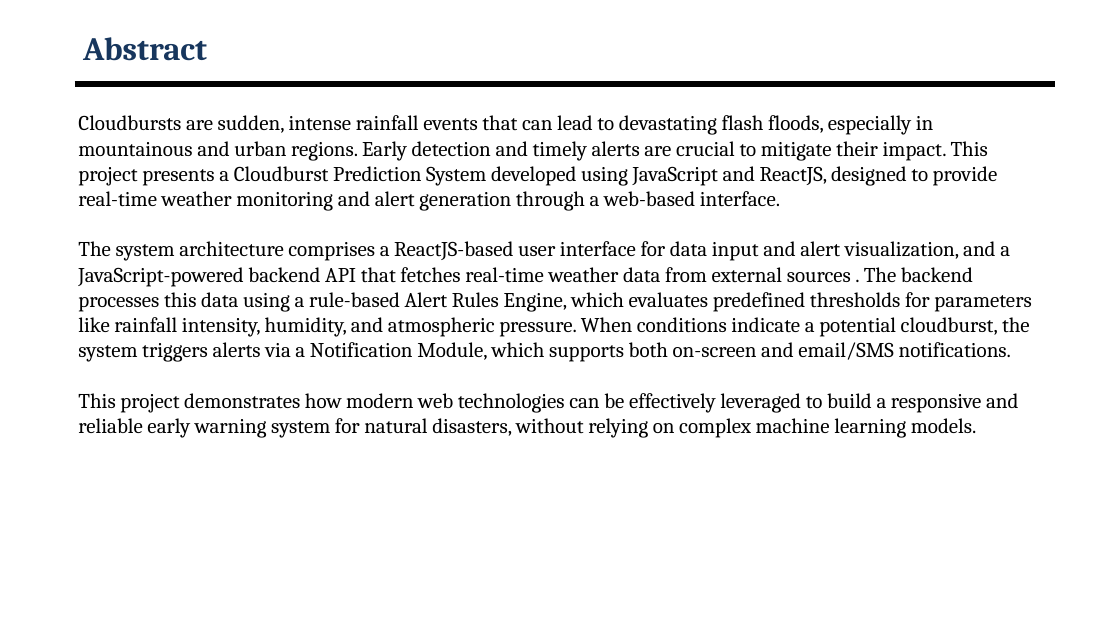
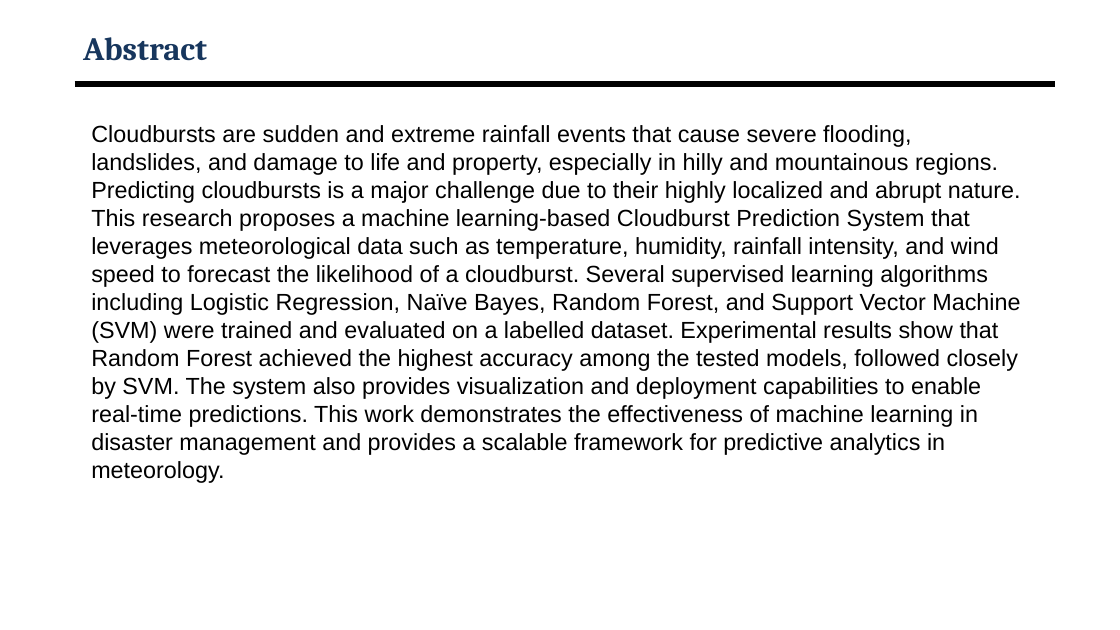
Before and after one commit to gannevandana/CloudBrust-Prediction-System, a slide deck: slide 3 of CSE213-CloudBrust Prediction System-Review3.pptx. Drawn at 1120x630 pixels with LibreOffice and Linux fonts; fonts in the diff are those of the drawing; background and template pictures are left out. Boxes give left, top, right and bottom in pixels: in the first picture for what was removed or moved away, otherwise in the second. Text is boxed around its words. In the diff, an @@ line names an element or a change of style, - is before the commit and + after.

```diff
--- a/CSE213-CloudBrust Prediction System-Review3.pptx
+++ b/CSE213-CloudBrust Prediction System-Review3.pptx
@@ text removed at <box>78,115,1031,438</box> @@
-Cloudbursts are sudden, intense rainfall events that can lead to devastating flash floods, especially in mountainous and urban regions. Early detection and timely alerts are crucial to mitigate their impact. This project presents a Cloudburst Prediction System developed using JavaScript and ReactJS, designed to provide real-time weather monitoring and alert generation through a web-based interface.
-The system architecture comprises a ReactJS-based user interface for data input and alert visualization, and a JavaScript-powered backend API that fetches real-time weather data from external sources . The backend processes this data using a rule-based Alert Rules Engine, which evaluates predefined thresholds for parameters like rainfall intensity, humidity, and atmospheric pressure. When conditions indicate a potential cloudburst, the system triggers alerts via a Notification Module, which supports both on-screen and email/SMS notifications.
-This project demonstrates how modern web technologies can be effectively leveraged to build a responsive and reliable early warning system for natural disasters, without relying on complex machine learning models.
@@ text added at <box>91,125,1021,455</box>, 20 pt, text #000000 @@
+Cloudbursts are sudden and extreme rainfall events that cause severe flooding, landslides, and damage to life and property, especially in hilly and mountainous regions. Predicting cloudbursts is a major challenge due to their highly localized and abrupt nature. This research proposes a machine learning-based Cloudburst Prediction System that leverages meteorological data such as temperature, humidity, rainfall intensity, and wind speed to forecast the likelihood of a cloudburst. Several supervised learning algorithms including Logistic Regression, Naïve Bayes, Random Forest, and Support Vector Machine (SVM) were trained and evaluated on a labelled dataset. Experimental results show that Random Forest achieved the highest accuracy among the tested models, followed closely by SVM. The system also provides visualization and deployment capabilities to enable real-time predictions. This work demonstrates the effectiveness of machine learning in disaster management and provides a scalable framework for predictive analytics in meteorology.
```
Also in this commit, not shown: 1 other slide changed.
